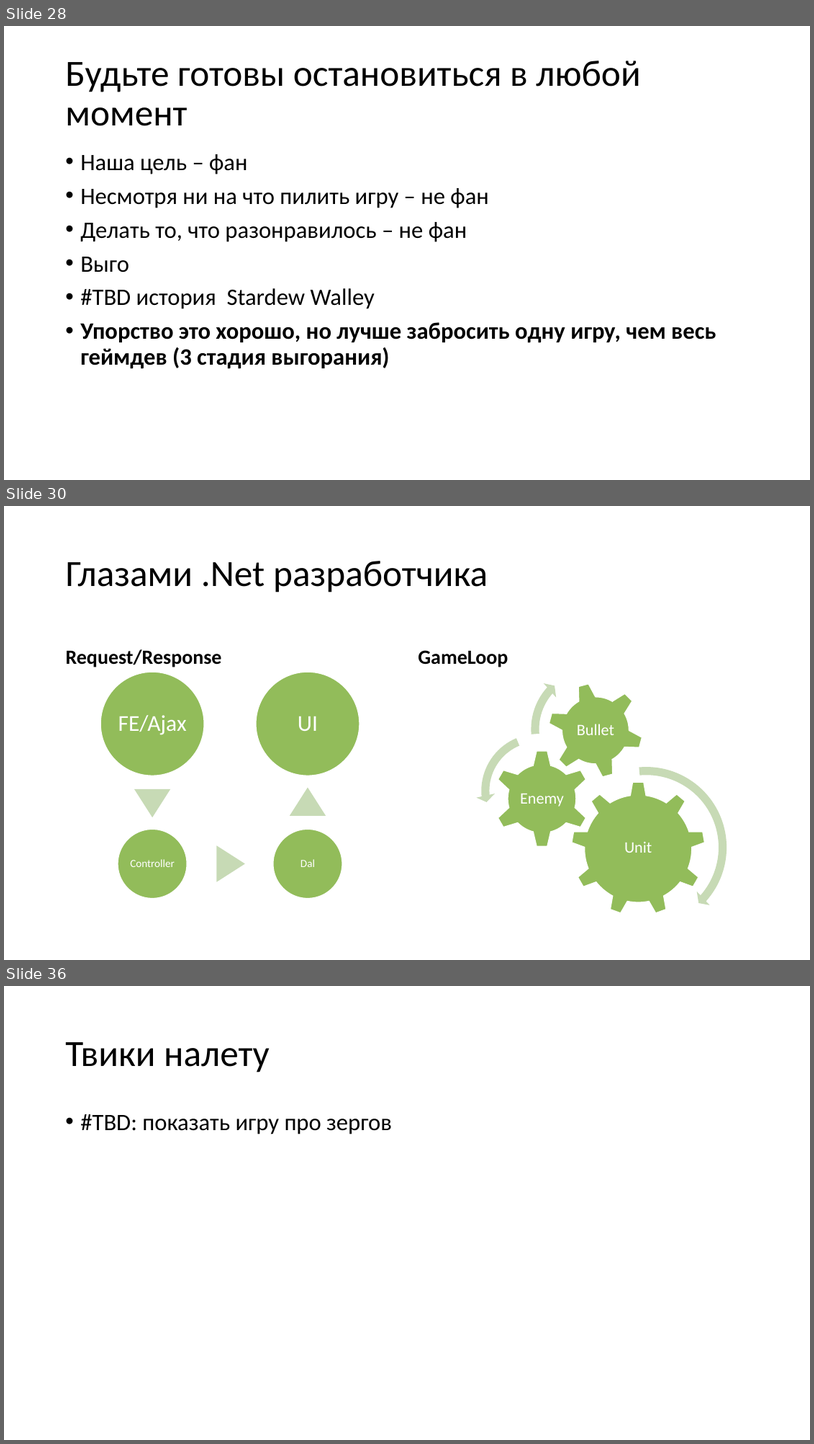
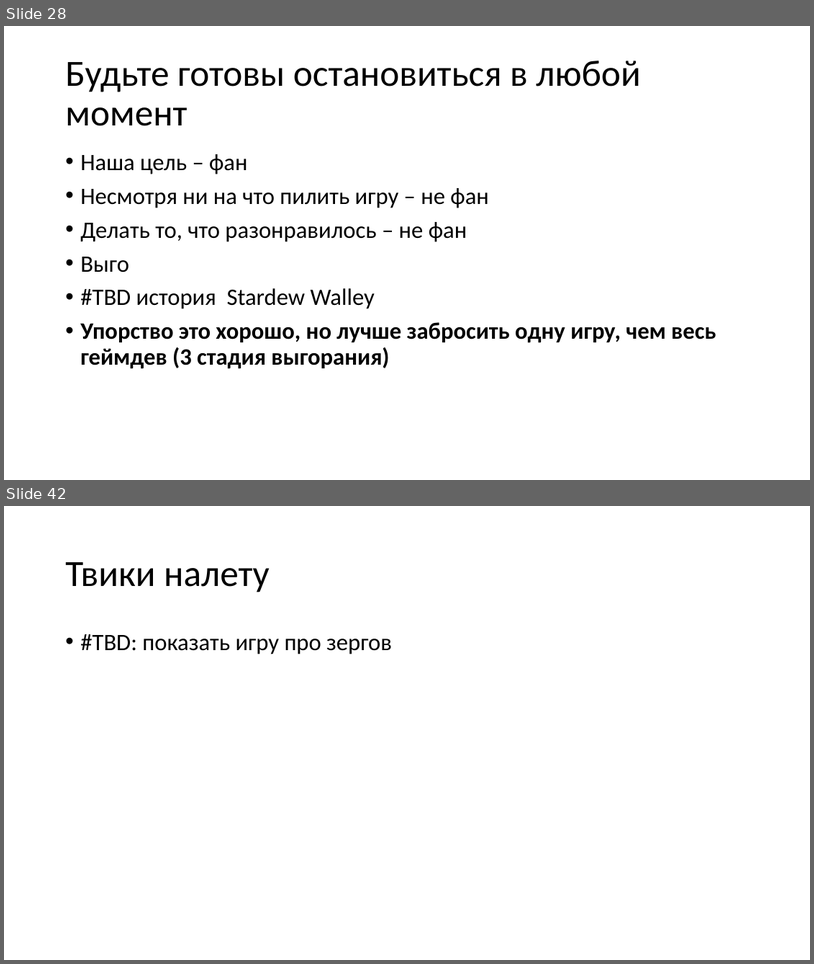
Before and after one commit to kugushev/presentations, a slide deck: 2020_GameDev-As-Hobby/Presentation.pptx. Shown one above the other, each under a label of ours: slides 28, 30 and 36 before the commit, slides 28 and 42 after it; the slides between them are not shown. The pictures are 814x1444 and 814x964 pixels, drawn with LibreOffice and Linux fonts; fonts in the diff are those of the drawing. Boxes give left, top, right and bottom in pixels: in the first picture for what was removed or moved away, otherwise in the second. Text is boxed around its words. In the diff, an @@ line names an element or a change of style, - is before the commit and + after.

```diff
--- a/2020_GameDev-As-Hobby/Presentation.pptx
+++ b/2020_GameDev-As-Hobby/Presentation.pptx
@@ slide 30 removed at box(4, 506, 810, 960), background #FFFFFF @@
@@ title removed at box(66, 561, 488, 592) @@
-Глазами .Net разработчика
@@ text removed at box(66, 649, 222, 667) @@
-Request/Response
@@ text removed at box(418, 650, 508, 667) @@
-GameLoop
@@ group removed at box(476, 662, 733, 933): 3 gears, 3 texts, 2 circular arrows, 1 left circular arrow @@
-Unit
-Enemy
-Bullet
@@ group removed at box(100, 672, 360, 898): 4 ellipses, 4 texts, 3 triangles @@
-FE/Ajax
-Controller
-Dal
-UI
@@ what was slide 36 is now slide 42 @@
```
Also in this commit, not shown: 2 slides changed, 11 slides added, 4 other slides removed.
